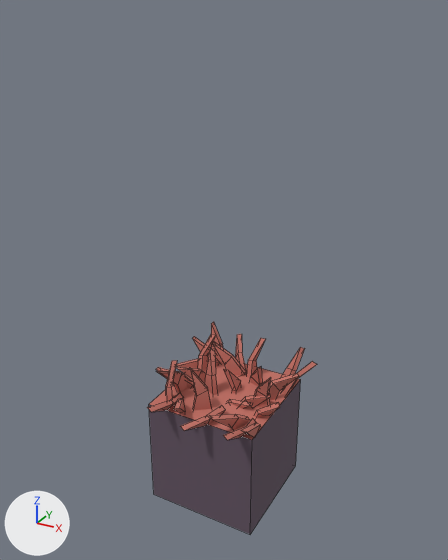
The FBX model codename_avocado/Assets/Models/tile/tile_exit.FBX, before and after one commit.
Camera for both pictures: a camera (50 mm lens) standing at (2.24, -4.13, 3.14) and looking at (-0.03, -0.01, 1.09). The axes (+X, +Y, +Z) are drawn at lower left. The lights are the same throughout. Mesh edges are drawn as thin lines. Where no turn or scale is listed for an object, it has been applied to the vertices.

Script lines for the objects in view, before the commit:
```python
me_mesh = bpy.data.meshes.new('Mesh')
me_mesh.from_pydata(...)  # 308 vertices, 276 faces; spans x -0.715..0.689, y -0.702..0.616, z -1.0..0.358
me_mesh.materials.append(mat_01___default)  # picture img_palette_tga
ob_tile_exit = bpy.data.objects.new('tile_exit', me_mesh)
ob_tile_exit.location = (0.0, 0.0, 0.0)
```
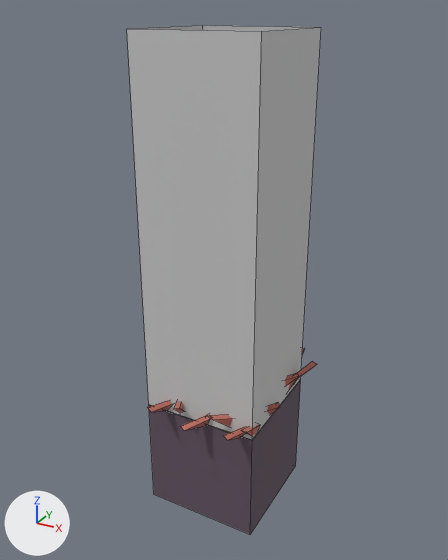
Commit message: edit exit tile

What differs and where, as boxes [x1, y1, x2, y2] in the pictures (448 x 560 px):
'tile_exit', reshaped (14% wider, 139% taller): before [147, 322, 317, 534]; after [127, 25, 321, 534]
part 1 of me_mesh, added: after [127, 25, 321, 440]

Patch to the scene script:
```diff
--- a/codename_avocado/Assets/Models/tile/tile_exit.FBX.py
+++ b/codename_avocado/Assets/Models/tile/tile_exit.FBX.py
@@ mat_07___default @@
+mat_07___default = principled_material('07 - Default')
+mat_07___default.base_color = (0.588, 0.588, 0.588)  # light grey #cacaca
+mat_07___default.roughness = 0.859
@@ me_mesh @@
 # used by ob_tile_exit; location = (0.0, 0.0, 0.0)
 # verts and faces of me_mesh; kept vertices keep their numbers, new ones are numbered from 308
-me_mesh.from_pydata(...)  # 308 vertices, 276 faces; spans x -0.715..0.689, y -0.702..0.616, z -1.0..0.358
+me_mesh.from_pydata(...)  # 316 vertices, 280 faces; spans x -0.715..0.689, y -0.702..0.616, z -1.0..3.013
+# me_mesh part 1
+verts[308] = (-0.5, -0.5, -0.006)  # pixel (148, 404)
+verts[309] = (-0.5, 0.5, -0.006)
+verts[310] = (-0.5, -0.5, 3.013)  # pixel (126, 28)
+verts[311] = (-0.5, 0.5, 3.013)  # pixel (202, 25)
+for new, old in zip([*range(312, 316)], [*range(308, 312)]): verts[new] = verts[old] + (1.0, 0.0, 0.0)
+faces += [(308, 312, 314, 310), (312, 313, 315, 314), (309, 311, 315, 313), (308, 310, 311, 309)]  # mat_07___default (light grey #cacaca)
 me_mesh.materials.append(mat_01___default)
+me_mesh.materials.append(mat_07___default)  # light grey #cacaca
```
